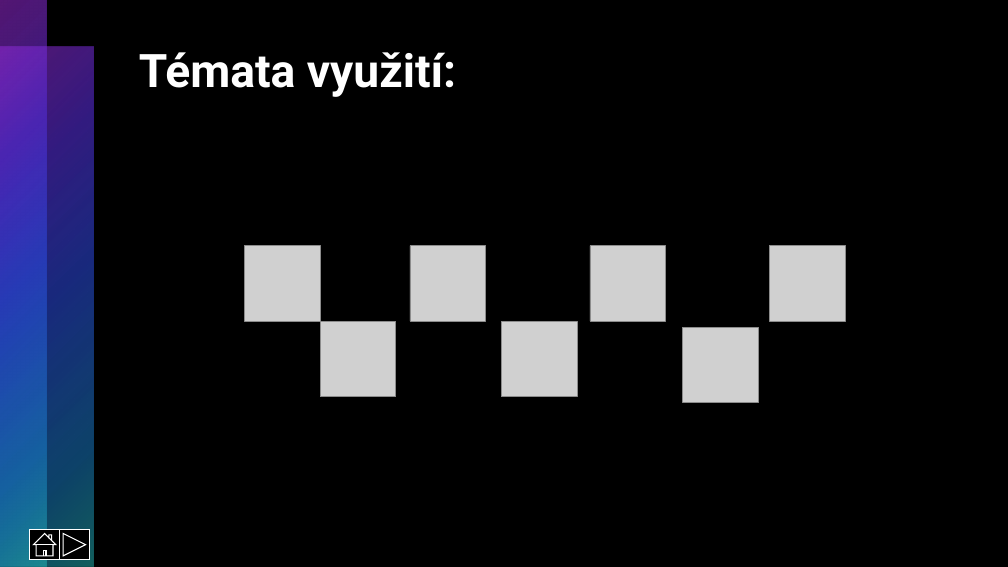
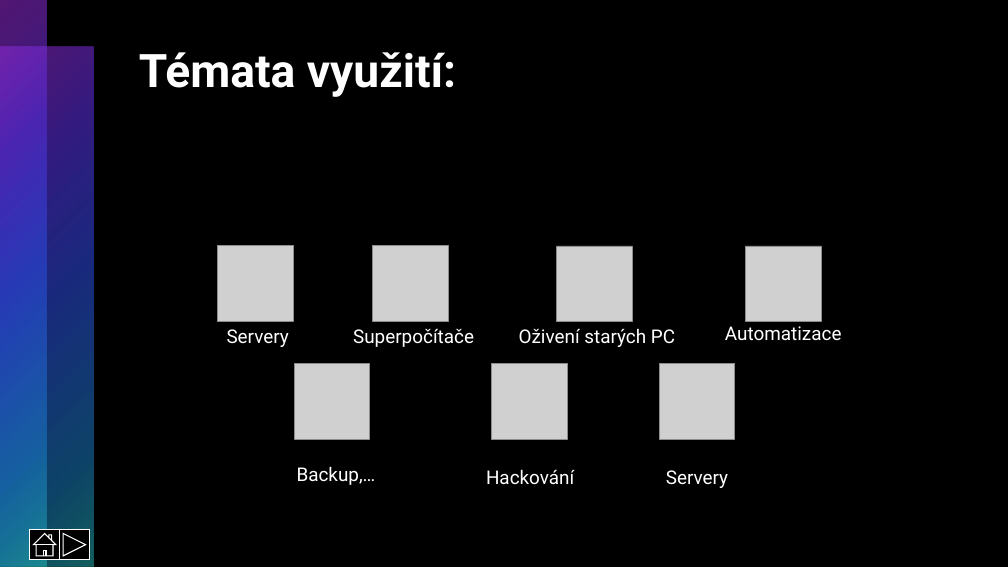
Before and after one commit to RadRoz12/Linux, a slide deck: slide 7 of Linux.pptx. Drawn at 1008x567 pixels with LibreOffice and Linux fonts; fonts in the diff are those of the drawing; grey boxes stand for pictures. Boxes give left, top, right and bottom in pixels: in the first picture for what was removed or moved away, otherwise in the second. Text is boxed around its words. In the diff, an @@ line names an element or a change of style, - is before the commit and + after.

```diff
--- a/Linux.pptx
+++ b/Linux.pptx
@@ picture: place and size @@
-picture at box(244, 246, 320, 321)
+picture at box(218, 246, 293, 321)
@@ picture: place and size @@
-picture at box(410, 246, 485, 321)
+picture at box(373, 246, 448, 321)
@@ picture: place and size @@
-picture at box(590, 246, 665, 321)
+picture at box(557, 246, 632, 321)
@@ picture: place and size @@
-picture at box(770, 246, 845, 321)
+picture at box(746, 246, 821, 321)
@@ text added at box(227, 329, 289, 347), 18 pt, text #FFFFFF @@
+Servery
@@ text added at box(353, 329, 474, 347), 18 pt, text #FFFFFF @@
+Superpočítače
@@ text added at box(519, 328, 675, 347), 18 pt, text #FFFFFF @@
+Oživení starých PC
@@ text added at box(725, 326, 842, 340), 18 pt, text #FFFFFF @@
+Automatizace
@@ picture: place and size @@
-picture at box(320, 321, 395, 397)
+picture at box(294, 364, 370, 439)
@@ picture: place and size @@
-picture at box(501, 321, 577, 397)
+picture at box(492, 364, 567, 439)
@@ picture: place and size @@
-picture at box(683, 327, 758, 403)
+picture at box(659, 364, 735, 439)
@@ text added at box(297, 466, 376, 485), 18 pt, text #FFFFFF @@
+Backup,…
@@ text added at box(486, 469, 574, 485), 18 pt, text #FFFFFF @@
+Hackování
@@ text added at box(666, 470, 728, 488), 18 pt, text #FFFFFF @@
+Servery
```
Also in this commit, not shown: 9 other slides changed, 2 slides added, 2 slides removed.
